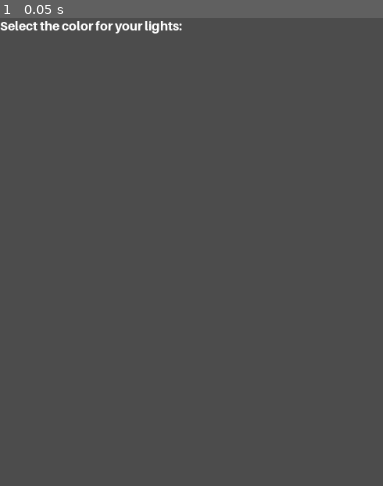
Above: before the commit, frame 1.
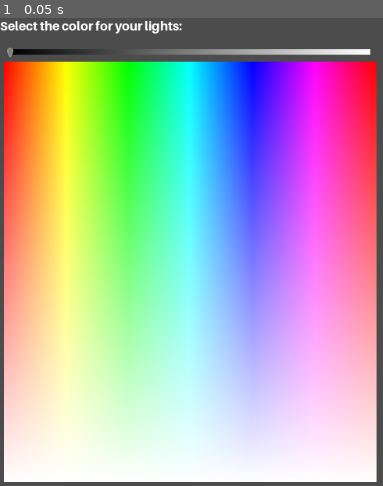
Above: after the commit, the same moment.

Repository: swip3798/BeatNeon
Game: Godot game, scene res://windows/DashboardWindow.tscn
Two runs of this game, one before a commit and one after it. Both use one fixed random seed, a clock stepped at 60 frames per second and the inputs below. This scene is started directly instead of the project's main scene.
Inputs:
- Up to frame 1 (0.05 s): no input

The runs differ from the first frame. In frame 1, 89% of the frame differs, in the area x 1-99%, y 6-100%.

Commit message:
Finished the color picker for lights

Diff:
--- /dev/null
+++ b/res/BrightnessSlider.shader
@@ -0,0 +1,13 @@
+shader_type canvas_item;
+
+vec3 hsv2rgb(vec3 c)
+{
+    vec4 K = vec4(1.0, 2.0 / 3.0, 1.0 / 3.0, 3.0);
+    vec3 p = abs(fract(c.xxx + K.xyz) * 6.0 - K.www);
+    return c.z * mix(K.xxx, clamp(p - K.xxx, 0.0, 1.0), c.y);
+}
+
+void fragment() {
+	vec3 rgb = hsv2rgb(vec3(1, 0, UV.x));
+	COLOR.rgb = rgb;
+}
--- /dev/null
+++ b/res/HueRect.shader
@@ -0,0 +1,13 @@
+shader_type canvas_item;
+
+vec3 hsv2rgb(vec3 c)
+{
+    vec4 K = vec4(1.0, 2.0 / 3.0, 1.0 / 3.0, 3.0);
+    vec3 p = abs(fract(c.xxx + K.xyz) * 6.0 - K.www);
+    return c.z * mix(K.xxx, clamp(p - K.xxx, 0.0, 1.0), c.y);
+}
+
+void fragment() {
+	vec3 rgb = hsv2rgb(vec3(UV.x, 1.0 - UV.y, 1.0));
+	COLOR.rgb = rgb;
+}
--- /dev/null
+++ b/widgets/BrightnessSlider.tscn
@@ -0,0 +1,35 @@
+[gd_scene load_steps=6 format=2]
+
+[ext_resource path="res://res/BrightnessSlider.shader" type="Shader" id=1]
+
+[sub_resource type="ShaderMaterial" id=3]
+shader = ExtResource( 1 )
+
+[sub_resource type="ImageTexture" id=2]
+
+[sub_resource type="StyleBoxLine" id=4]
+grow_begin = -8.0
+grow_end = -8.0
+thickness = 7
+
+[sub_resource type="StyleBoxLine" id=1]
+thickness = 0
+
+[node name="BrightnessSlider" type="Control"]
+anchor_right = 1.0
+anchor_bottom = 1.0
+
+[node name="Background" type="HSlider" parent="."]
+material = SubResource( 3 )
+anchor_right = 1.0
+anchor_bottom = 1.0
+custom_icons/grabber_disabled = SubResource( 2 )
+custom_styles/slider = SubResource( 4 )
+editable = false
+scrollable = false
+
+[node name="HSlider" type="HSlider" parent="."]
+anchor_right = 1.0
+anchor_bottom = 1.0
+custom_styles/slider = SubResource( 1 )
+ticks_on_borders = true
--- a/widgets/ColorPicker.gd
+++ b/widgets/ColorPicker.gd
@@ -1,16 +1 @@
 extends Control
-
-var picker: ColorPicker
-var rect: ColorRect
-
-func _ready():
-	picker = get_node("Picker")
-	rect = get_node("ColorRect")
-
-func _process(delta):
-	if picker.raw_mode:
-		picker.raw_mode = false
-
-
-func _on_Picker_color_changed(color):
-	rect.color = color
--- a/widgets/ColorPicker.tscn
+++ b/widgets/ColorPicker.tscn
@@ -1,6 +1,8 @@
-[gd_scene load_steps=2 format=2]
+[gd_scene load_steps=4 format=2]
 
 [ext_resource path="res://widgets/ColorPicker.gd" type="Script" id=1]
+[ext_resource path="res://widgets/BrightnessSlider.tscn" type="PackedScene" id=2]
+[ext_resource path="res://widgets/HueRect.tscn" type="PackedScene" id=3]
 
 [node name="ColorPicker" type="Control"]
 anchor_right = 1.0
@@ -8,9 +10,27 @@
 rect_min_size = Vector2( 290, 438 )
 script = ExtResource( 1 )
 
-[node name="ColorRect" type="ColorRect" parent="."]
-anchor_top = 1.0
+[node name="VBoxContainer" type="VBoxContainer" parent="."]
 anchor_right = 1.0
 anchor_bottom = 1.0
-margin_top = -155.0
-rect_clip_content = true
+margin_left = 5.0
+margin_top = 5.0
+margin_right = -5.0
+margin_bottom = -5.0
+
+[node name="BrightnessSlider" parent="VBoxContainer" instance=ExtResource( 2 )]
+anchor_right = 0.0
+anchor_bottom = 0.0
+margin_right = 1014.0
+margin_bottom = 17.0
+size_flags_horizontal = 3
+size_flags_vertical = 3
+size_flags_stretch_ratio = 0.03
+
+[node name="HueRect" parent="VBoxContainer" instance=ExtResource( 3 )]
+anchor_right = 0.0
+anchor_bottom = 0.0
+margin_top = 21.0
+margin_right = 1014.0
+margin_bottom = 590.0
+size_flags_vertical = 3
--- /dev/null
+++ b/widgets/HueRect.tscn
@@ -0,0 +1,11 @@
+[gd_scene load_steps=3 format=2]
+
+[ext_resource path="res://res/HueRect.shader" type="Shader" id=1]
+
+[sub_resource type="ShaderMaterial" id=2]
+shader = ExtResource( 1 )
+
+[node name="HueRect" type="ColorRect"]
+material = SubResource( 2 )
+anchor_right = 1.0
+anchor_bottom = 1.0
--- a/windows/DashboardWindow.tscn
+++ b/windows/DashboardWindow.tscn
@@ -1,8 +1,9 @@
-[gd_scene load_steps=4 format=2]
+[gd_scene load_steps=5 format=2]
 
 [ext_resource path="res://windows/DashboardWindow.gd" type="Script" id=1]
 [ext_resource path="res://res/standardtheme.tres" type="Theme" id=2]
 [ext_resource path="res://res/font_heavy.tres" type="DynamicFont" id=3]
+[ext_resource path="res://widgets/ColorPicker.tscn" type="PackedScene" id=4]
 
 [node name="DashboardWindow" type="Control"]
 anchor_right = 1.0
@@ -23,16 +24,24 @@
 custom_constants/hseparation = 11
 
 [node name="Label" type="Label" parent="HSplitContainer/GridContainer"]
-margin_right = 233.0
+margin_right = 487.0
 margin_bottom = 20.0
 custom_fonts/font = ExtResource( 3 )
 text = "Select the color for your lights:"
 
 [node name="HBoxContainer" type="HBoxContainer" parent="HSplitContainer/GridContainer"]
 margin_top = 31.0
-margin_right = 233.0
+margin_right = 487.0
 margin_bottom = 600.0
+size_flags_horizontal = 3
 size_flags_vertical = 3
+
+[node name="ColorPicker" parent="HSplitContainer/GridContainer/HBoxContainer" instance=ExtResource( 4 )]
+anchor_right = 0.0
+anchor_bottom = 0.0
+margin_right = 487.0
+margin_bottom = 569.0
+size_flags_horizontal = 3
 
 [node name="GridContainer2" type="GridContainer" parent="HSplitContainer"]
 margin_left = 537.0
